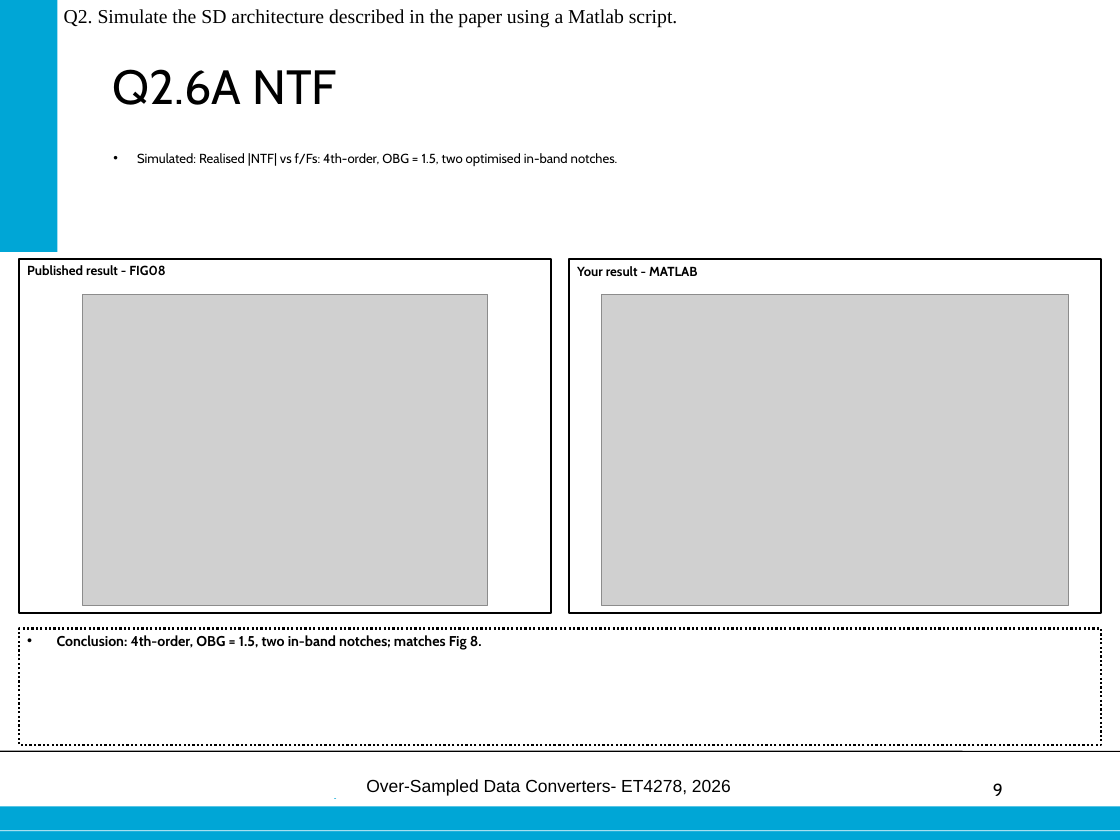
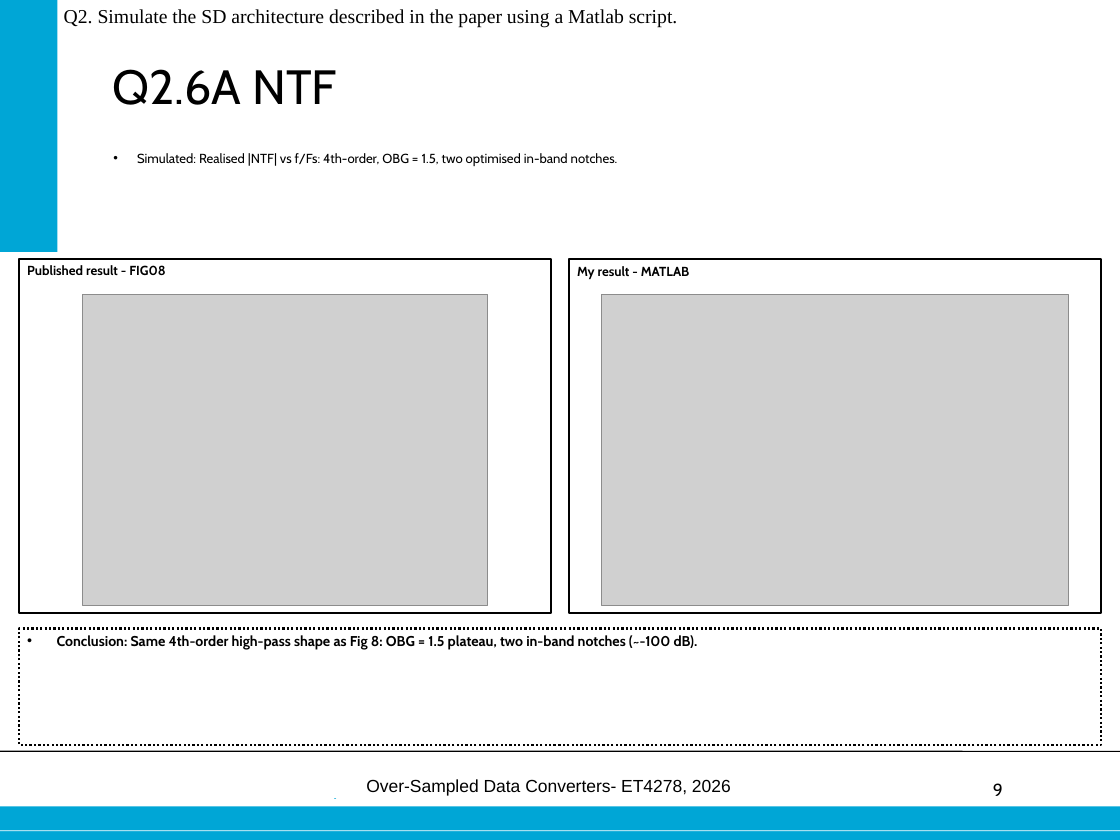
Before and after one commit to danieltyukov/tud-over-sampled-data-converters, a slide deck: slide 9 of practical-exam/Final_oral_exam_Daniel_Tyukov_5714699.pptx. Drawn at 1120x840 pixels with LibreOffice and Linux fonts; fonts in the diff are those of the drawing; grey boxes stand for pictures; background and template pictures are left out. Boxes give left, top, right and bottom in pixels: in the first picture for what was removed or moved away, otherwise in the second. Text is boxed around its words. In the diff, an @@ line names an element or a change of style, - is before the commit and + after.

```diff
--- a/practical-exam/Final_oral_exam_Daniel_Tyukov_5714699.pptx
+++ b/practical-exam/Final_oral_exam_Daniel_Tyukov_5714699.pptx
@@ text in rectangle at (577, 266, 690, 279): text changed @@
-Your result - MATLAB
+My result - MATLAB
@@ text in rectangle at (57, 635, 698, 650): text changed @@
-• Conclusion: 4th-order, OBG = 1.5, two in-band notches; matches Fig 8.
+• Conclusion: Same 4th-order high-pass shape as Fig 8: OBG = 1.5 plateau, two in-band notches (~-100 dB).
```
Also in this commit, not shown: 14 other slides changed, 36 other files.
